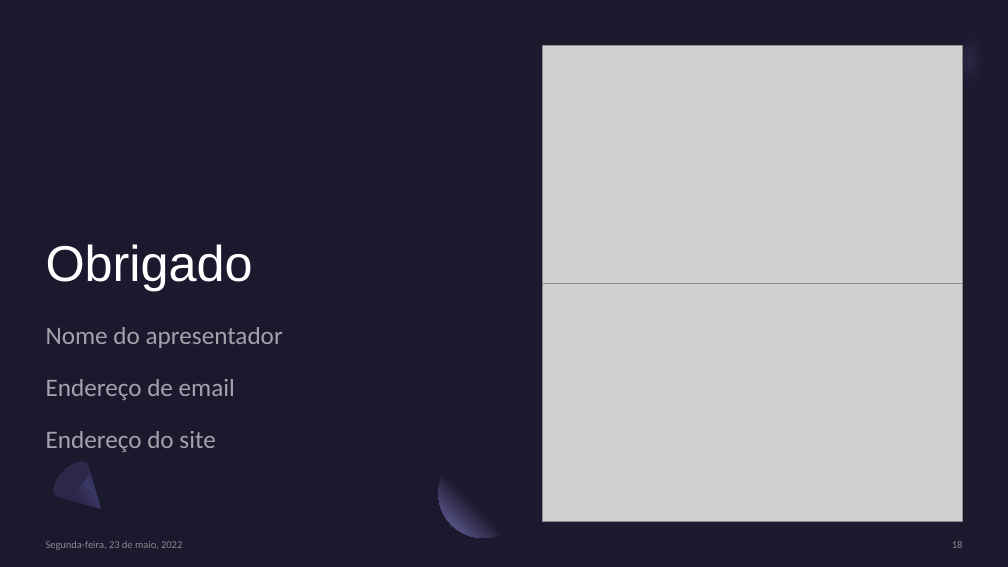
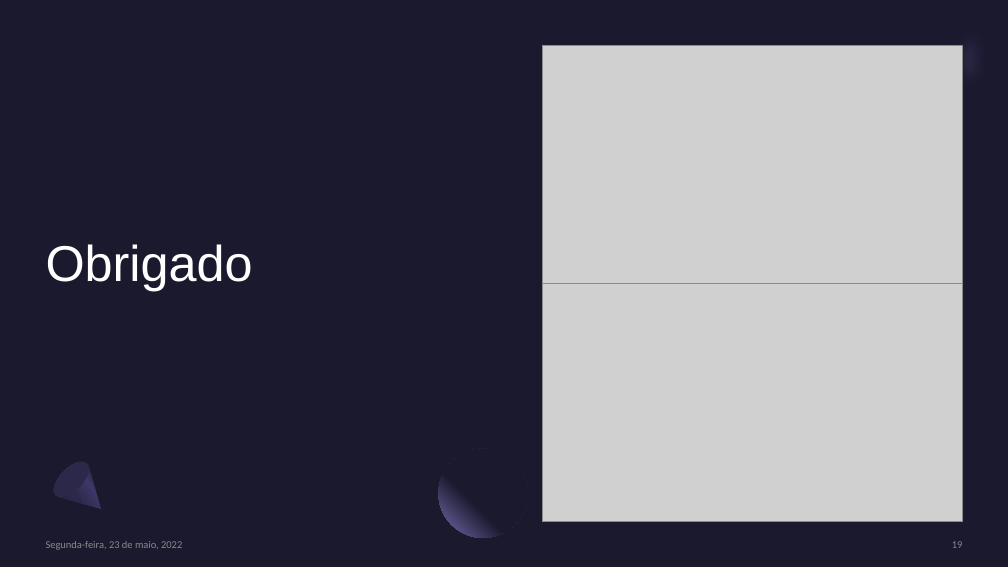
Before and after one commit to lidiambsouza/price_properties, a slide deck: slide 19 of Modelo Imobiliário.pptx (slide 18 before the commit). Drawn at 1008x567 pixels with LibreOffice and Linux fonts; fonts in the diff are those of the drawing; grey boxes stand for pictures. Boxes give left, top, right and bottom in pixels: in the first picture for what was removed or moved away, otherwise in the second. Text is boxed around its words. In the diff, an @@ line names an element or a change of style, - is before the commit and + after.

```diff
--- a/Modelo Imobiliário.pptx
+++ b/Modelo Imobiliário.pptx
@@ subtitle removed at bbox=[46, 327, 283, 452] @@
-Nome do apresentador
-Endereço de email
-Endereço do site
```
Also in this commit, not shown: 3 other slides changed, 5 slides added, 4 slides removed.
